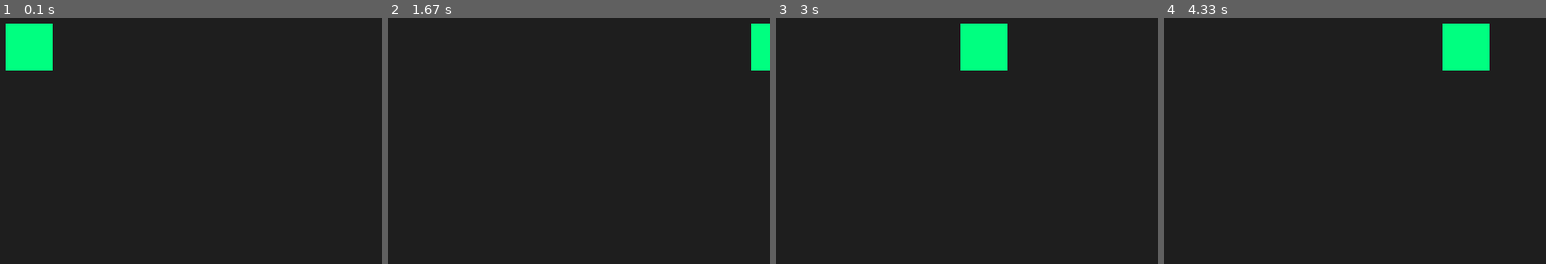
Above: before the commit, frames 1-4 (left to right).
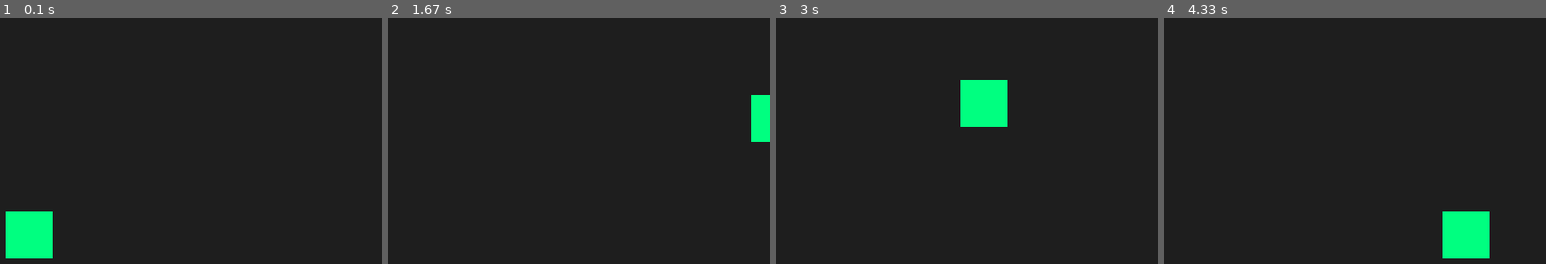
Above: after the commit, the same moments.

Repository: ikranarin/pygame_mini_game
Game: pygame game, started from PycharmProjects/Games/deneme1.py
Same seed, same stepped clock (60 frames per second), same inputs: the game is played once before the commit and once after it.
Inputs:
- Up to frame 1 (0.1 s): no input
- Up to frame 2 (1.67 s): hold Space 0.33-0.8 s; hold Right 0.33-0.8 s; hold Right 0.83-1.3 s; tap Space at 0.9, 1.2, 1.4 s; hold Right from 1.33 s (still down)
- Up to frame 3 (3 s): tap Space at 1.7, 1.9, 2.2, 2.47, 2.77, 2.9 s; release Right at 1.8 s; hold Left 1.83-2.37 s; hold Left 2.4-2.8 s; hold Right from 2.83 s (still down)
- Up to frame 4 (4.33 s): tap Space at 3.2, 3.57, 3.87, 4.07 s; release Right at 3.47 s; hold Left 3.5-3.97 s; hold Right from 4 s (still down)

The runs differ from the first frame. In frame 1, 4.7% of the frame differs, in the area x 1-14%, y 2-98%; in frame 2, 1.9%; in frame 3, 4.7%; in frame 4, 4.7%.

Commit message:
feat: added gravity

Diff:
--- a/PycharmProjects/Games/deneme1.py
+++ b/PycharmProjects/Games/deneme1.py
@@ -1,33 +1,48 @@
 import pygame
 
-# 1. Başlatma
 pygame.init()
 ekran = pygame.display.set_mode((800, 600))
 saat = pygame.time.Clock()
 
-# Karakter özellikleri
-x, y = 400, 300
-hiz = 5
+# Karakter ve Fizik Değişkenleri
+x, y = 400, 500  # Başlangıç konumu (Yerde)
+hiz_x = 5
+hiz_y = 0  # Dikey hız (başlangıçta 0)
+yercekimi = 0.8  # Her karede bizi aşağı çeken kuvvet
+ziplama_gucu = -16  # Yukarı doğru verilen ilk itme (Y ekseni yukarı (-) yönlüdür)
+yerde_mi = True
 
 calisiyor = True
 while calisiyor:
-    # 2. Olay Kontrolü (Girdi)
     for olay in pygame.event.get():
         if olay.type == pygame.QUIT:
             calisiyor = False
 
-    # Tuş kontrolleri
+    # Girdi Kontrolü
     tuslar = pygame.key.get_pressed()
-    if tuslar[pygame.K_LEFT]: x -= hiz
-    if tuslar[pygame.K_RIGHT]: x += hiz
-    if tuslar[pygame.K_UP]: y -= hiz
-    if tuslar[pygame.K_DOWN]: y += hiz
+    if tuslar[pygame.K_LEFT]: x -= hiz_x
+    if tuslar[pygame.K_RIGHT]: x += hiz_x
 
-    # 3. Güncelleme ve Çizim
-    ekran.fill((30, 30, 30))  # Arka planı koyu gri yap
-    pygame.draw.rect(ekran, (0, 255, 128), (x, y, 50, 50))  # Yeşil kare
+    # Zıplama Tuşu (Sadece yerdeyken zıplayabilir)
+    if tuslar[pygame.K_SPACE] and yerde_mi:
+        hiz_y = ziplama_gucu
+        yerde_mi = False
+
+    # --- FİZİK HESAPLAMALARI ---
+    hiz_y += yercekimi  # Yerçekimi hızı her an artırır (aşağı çeker)
+    y += hiz_y  # Karakterin konumu hıza göre değişir
+
+    # Yer Kontrolü (Ekranın altına çarpma)
+    if y >= 500:
+        y = 500
+        hiz_y = 0
+        yerde_mi = True
+
+    # Çizim
+    ekran.fill((30, 30, 30))
+    pygame.draw.rect(ekran, (0, 255, 128), (x, y, 50, 50))
 
     pygame.display.flip()
-    saat.tick(60)  # Saniyede 60 kare (FPS)
+    saat.tick(60)
 
 pygame.quit()
